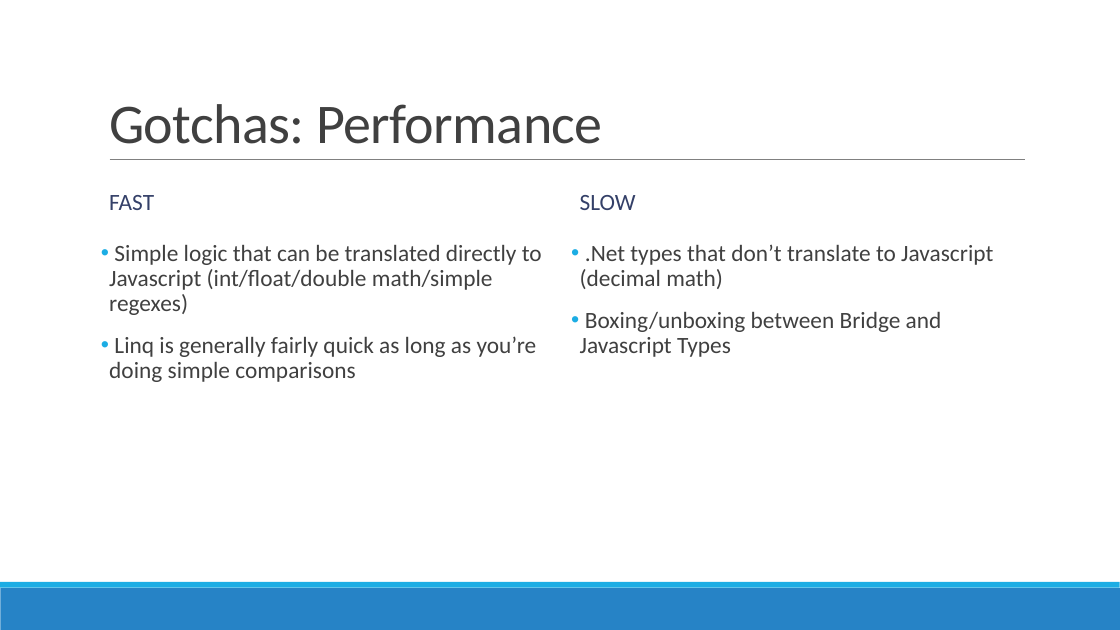
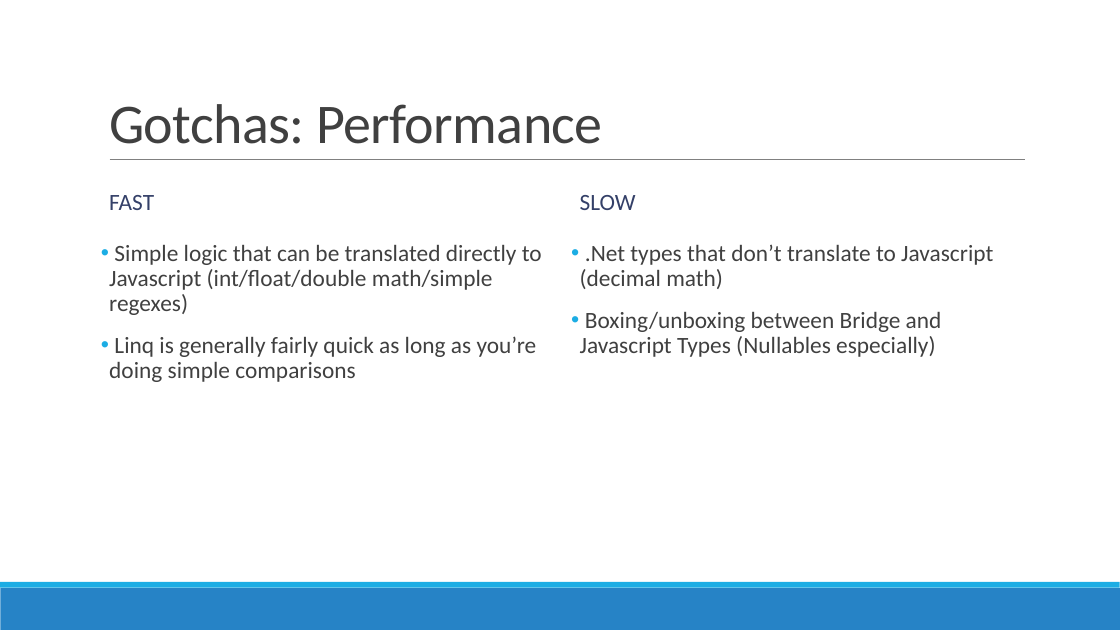
Before and after one commit to mrosack/presentations, a slide deck: slide 9 of bridge.net/bridge-net.pptx. Drawn at 1120x630 pixels with LibreOffice and Linux fonts; fonts in the diff are those of the drawing. Boxes give left, top, right and bottom in pixels: in the first picture for what was removed or moved away, otherwise in the second. Text is boxed around its words. In the diff, an @@ line names an element or a change of style, - is before the commit and + after.

```diff
--- a/bridge.net/bridge-net.pptx
+++ b/bridge.net/bridge-net.pptx
@@ text at (x1=580, y1=312, x2=942, y2=357): text changed @@
-• Boxing/unboxing between Bridge and Javascript Types
+• Boxing/unboxing between Bridge and Javascript Types (Nullables especially)
```
Also in this commit, not shown: 4 other files.
